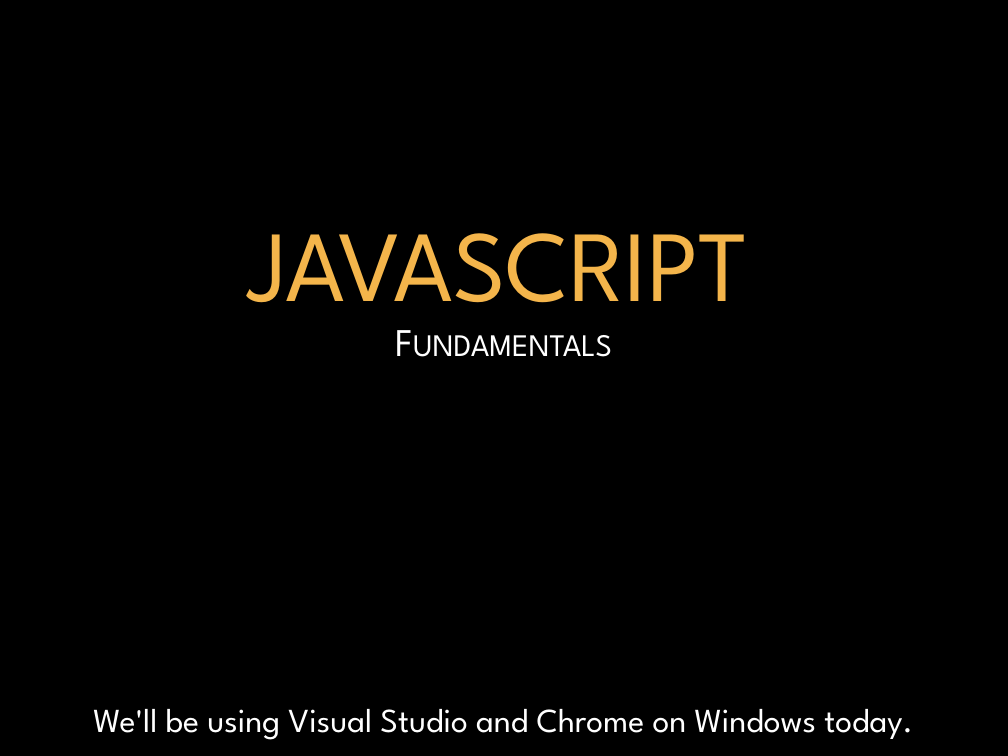
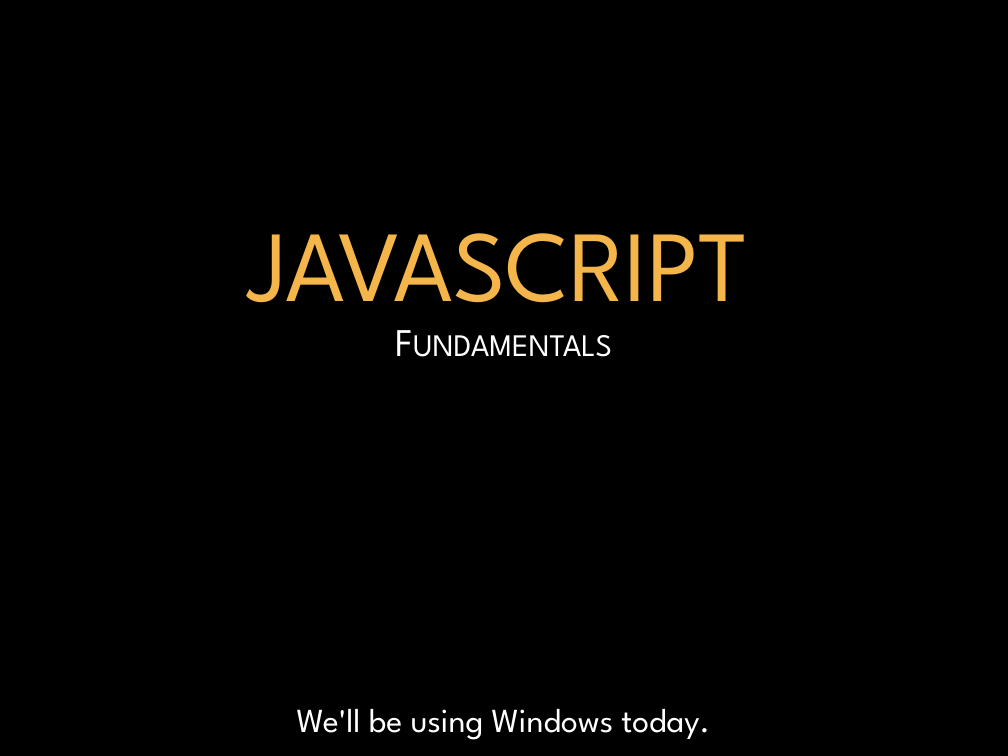
Before and after one commit to donfreiday/cpsc330-js, a slide deck: slide 1 of Javascript.pptx. Drawn at 1008x756 pixels with LibreOffice and Linux fonts; fonts in the diff are those of the drawing; background and template pictures are left out. Boxes give left, top, right and bottom in pixels: in the first picture for what was removed or moved away, otherwise in the second. Text is boxed around its words. In the diff, an @@ line names an element or a change of style, - is before the commit and + after.

```diff
--- a/Javascript.pptx
+++ b/Javascript.pptx
@@ text at (297, 709, 710, 740): text changed @@
-We'll be using Visual Studio and Chrome on Windows today.
+We'll be using Windows today.
```
Also in this commit, not shown: 7 other slides changed, 1 slide added, 1 slide removed, 4 other files.
